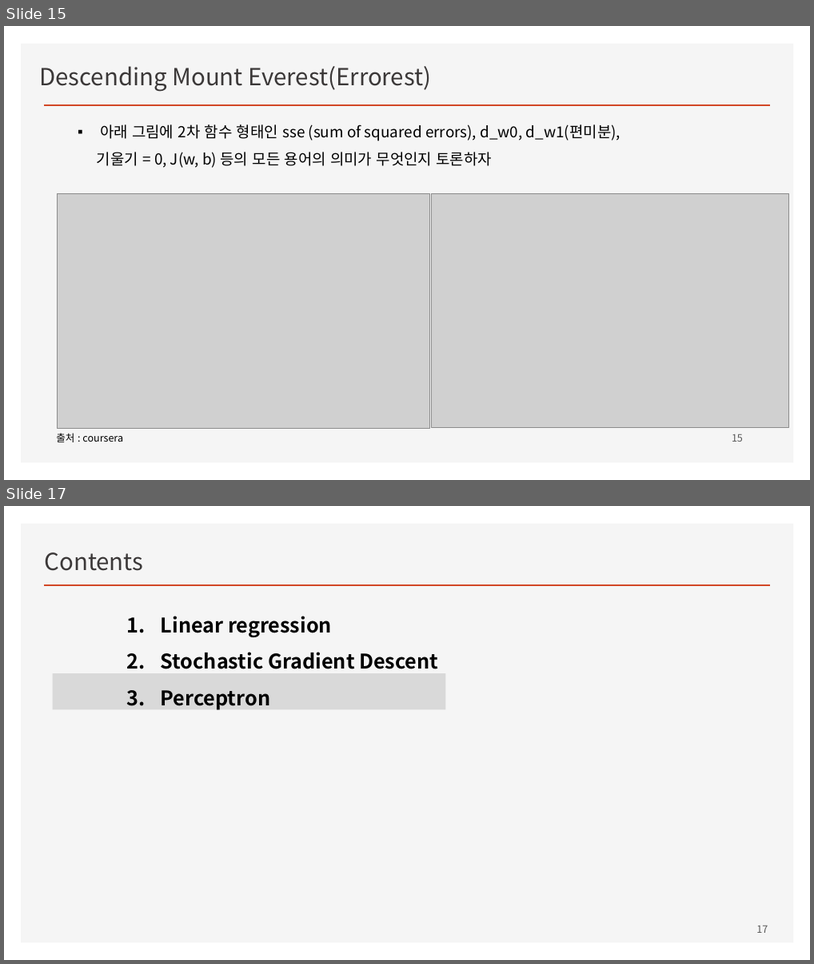
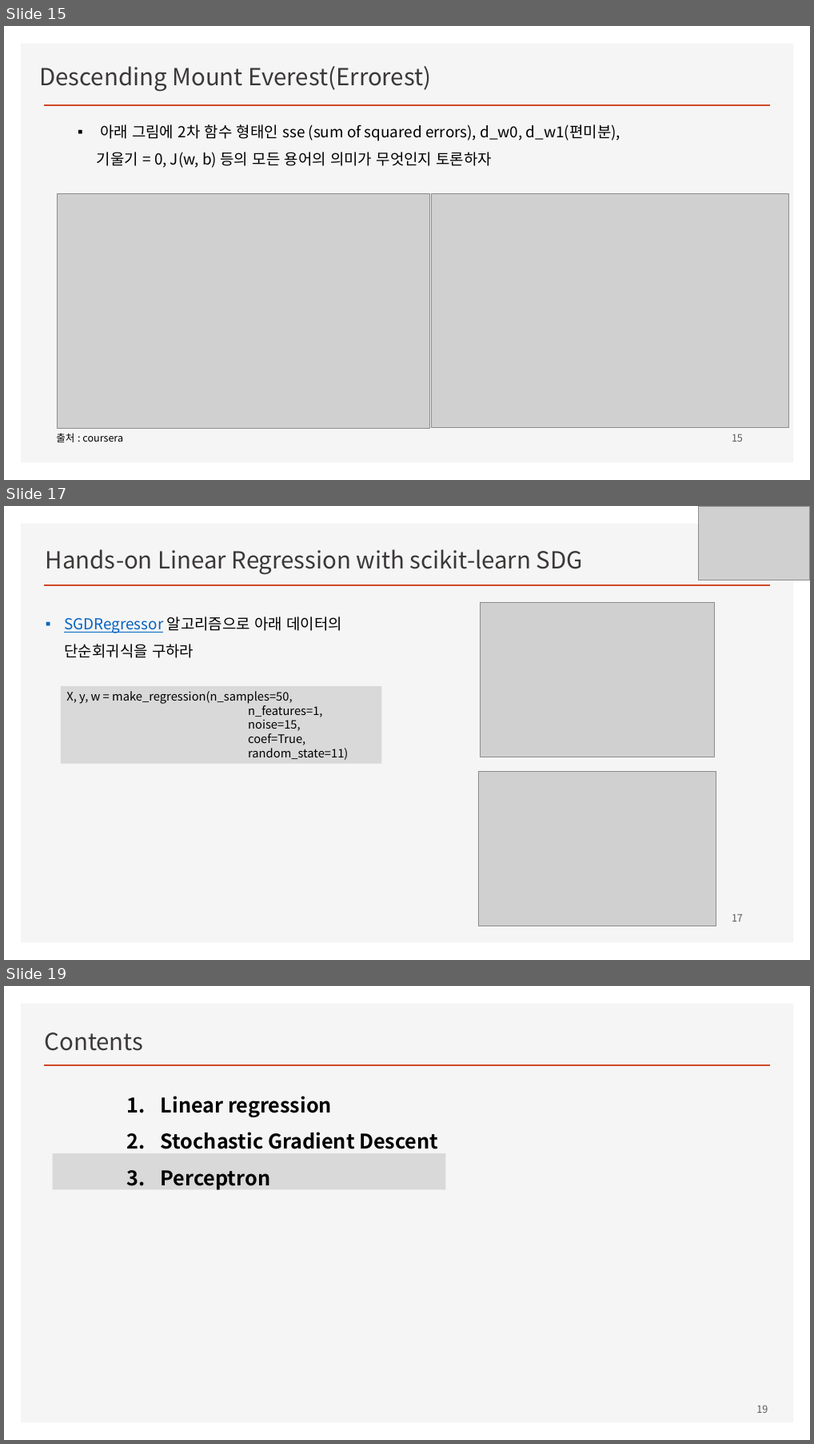
Before and after one commit to ancestor9/mathematics-for-machine-learning, a slide deck: Linear_Algebra/w4_Perceptron_Regression.pptx. Shown one above the other, each under a label of ours: slides 15 and 17 before the commit, slides 15, 17 and 19 after it; the slides between them are not shown. The pictures are 814x964 and 814x1444 pixels, drawn with LibreOffice and Linux fonts; fonts in the diff are those of the drawing; grey boxes stand for pictures; background and template pictures are left out. Boxes give left, top, right and bottom in pixels: in the first picture for what was removed or moved away, otherwise in the second. Text is boxed around its words. In the diff, an @@ line names an element or a change of style, - is before the commit and + after.

```diff
--- a/Linear_Algebra/w4_Perceptron_Regression.pptx
+++ b/Linear_Algebra/w4_Perceptron_Regression.pptx
@@ slide 17 added at box(4, 506, 810, 960), background #FFFFFF; not listed: 2 template elements that a slide beside it also shows @@
@@ picture added at box(699, 507, 810, 580) @@
@@ text added at box(46, 549, 583, 575), 28 pt, text #3B3838 @@
+Hands-on Linear Regression with scikit-learn SDG
@@ text added at box(64, 616, 342, 658), 18 pt, text #000000 @@
+▪ SGDRegressor 알고리즘으로 아래 데이터의 단순회귀식을 구하라
@@ picture added at box(480, 602, 715, 757) @@
@@ rectangle added at box(61, 686, 382, 764), fill #D9D9D9, 14 pt, text #000000 @@
+X, y, w = make_regression(n_samples=50,
+n_features=1,
+noise=15,
+coef=True,
+random_state=11)
@@ picture added at box(478, 771, 717, 926) @@
@@ page number added at box(732, 914, 743, 921), 12 pt, text #595959 @@
+17
@@ what was slide 17 is now slide 19 @@
@@ page number at box(757, 1404, 768, 1412): text changed @@
-17
+19
```
Also in this commit, not shown: 3 slides changed, 1 other slide added.
